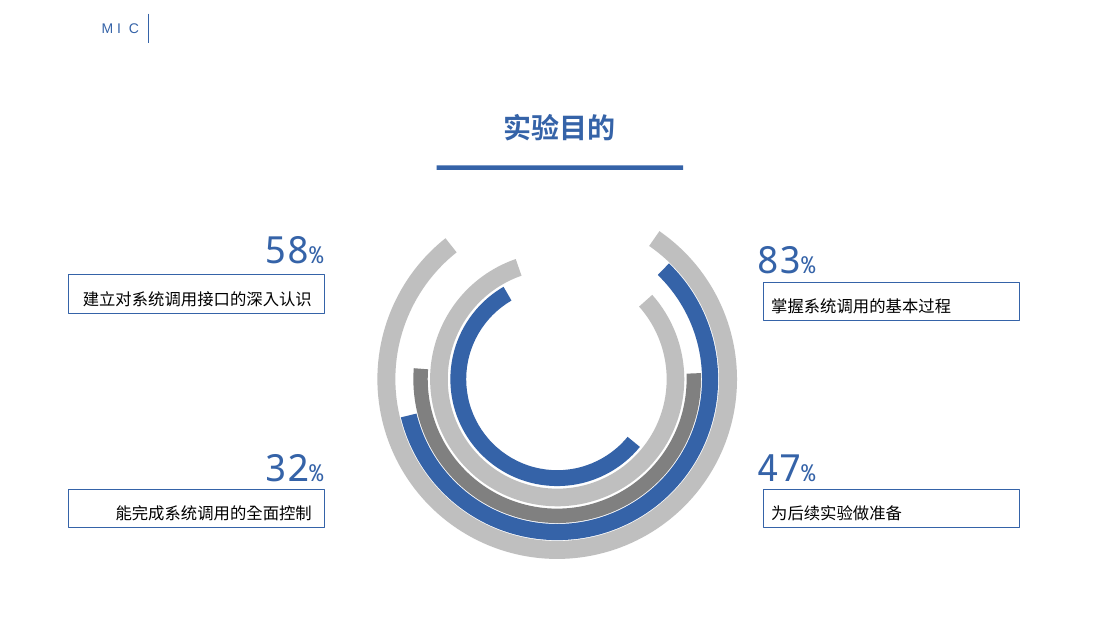
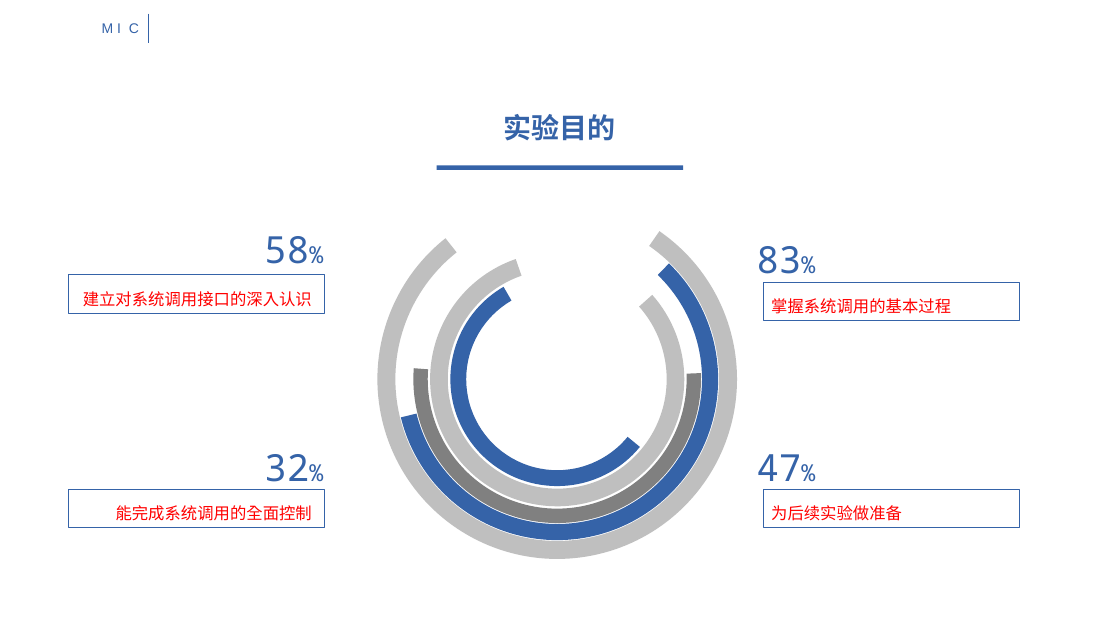
Before and after one commit to HITAmigos/MIC, a slide deck: slide 3 of oslab_report/oslab2.pptx. Drawn at 1120x630 pixels with LibreOffice and Linux fonts; fonts in the diff are those of the drawing. Boxes give left, top, right and bottom in pixels: in the first picture for what was removed or moved away, otherwise in the second. Text is boxed around its words. In the diff, an @@ line names an element or a change of style, - is before the commit and + after.

```diff
--- a/oslab_report/oslab2.pptx
+++ b/oslab_report/oslab2.pptx
@@ text colour #000000 to #FF0000 in 4 elements at [763,282,1019,320], [763,490,1019,528], [68,490,324,528], [68,275,324,313] @@
```
Also in this commit, not shown: 6 other slides changed, 3 slides added, 5 other files.
